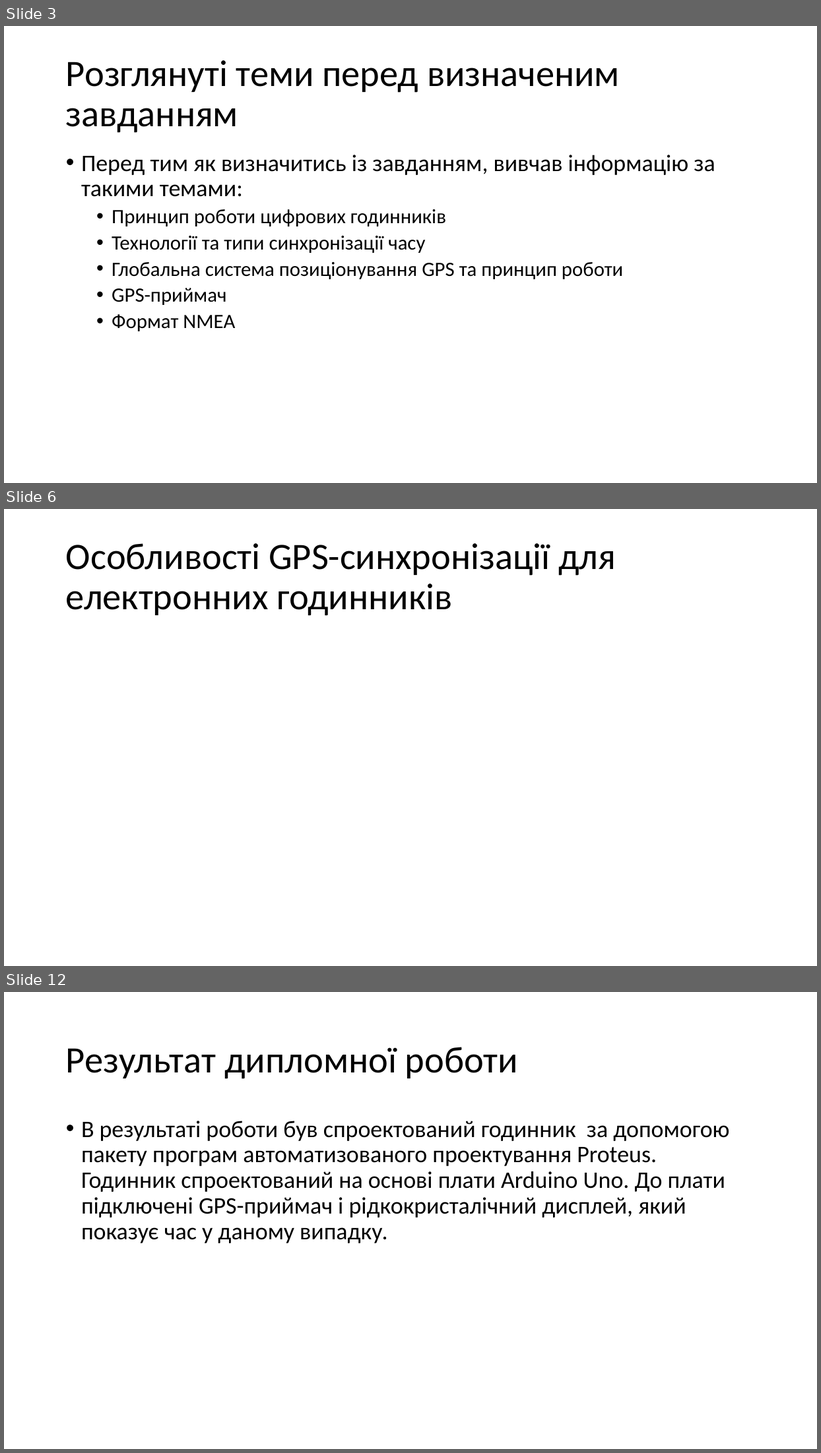
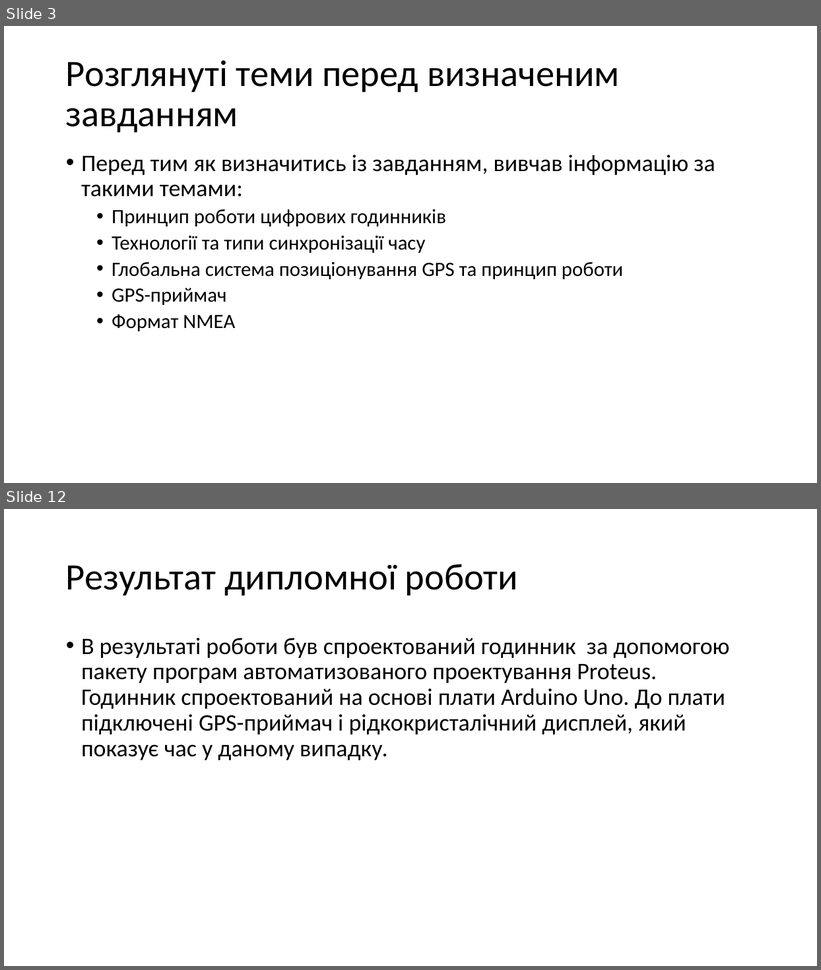
Before and after one commit to Vadym-Havryliuk/University-2, a slide deck: Доповідь 2.pptx. Shown one above the other, each under a label of ours: slides 3, 6 and 12 before the commit, slides 3 and 12 after it; the slides between them are not shown. The pictures are 821x1453 and 821x970 pixels, drawn with LibreOffice and Linux fonts; fonts in the diff are those of the drawing. Boxes give left, top, right and bottom in pixels: in the first picture for what was removed or moved away, otherwise in the second. Text is boxed around its words. In the diff, an @@ line names an element or a change of style, - is before the commit and + after.

```diff
--- a/Доповідь 2.pptx
+++ b/Доповідь 2.pptx
@@ slide 6 removed at (4,509,817,966), background #FFFFFF @@
@@ title removed at (66,543,616,616) @@
-Особливості GPS-синхронізації для електронних годинників
```
Also in this commit, not shown: 4 slides changed, 3 slides added, 2 other slides removed, 1 other file.
